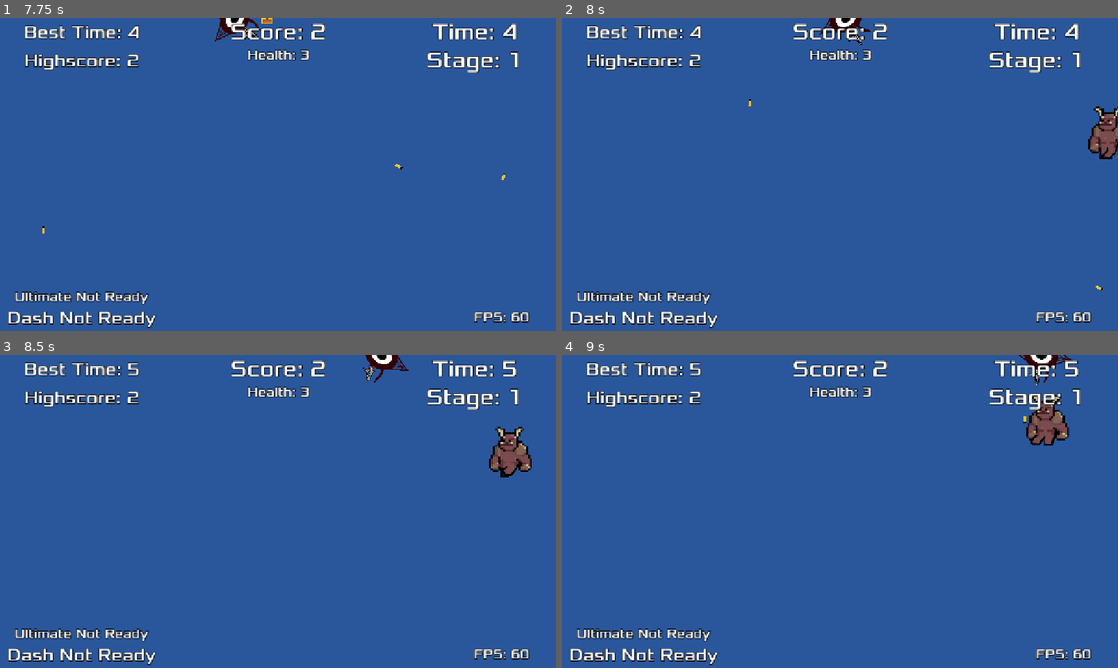
Above: before the commit, frames 1-4 (two rows, left to right).
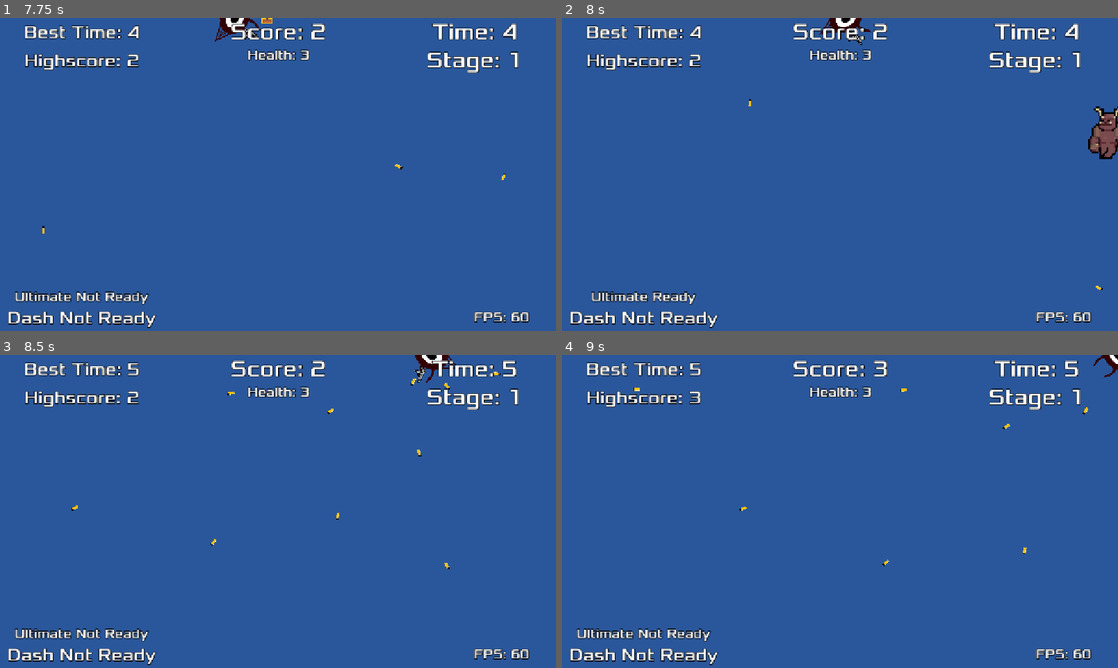
Above: after the commit, the same moments.

Repository: TacticalVortex/Eye-Survived
Game: Godot game, scene res://main.tscn
Same seed, same stepped clock (60 frames per second), same inputs: the game is played once before the commit and once after it.
Inputs (mouse positions are in pixels of both pictures, inside the frame that each line leads up to):
- Up to frame 1 (7.75 s): click "Game" at 0.5 s; click "Start" at 1.25 s; tap Enter at 2 s; move the mouse to (250, 237) at 2.02 s; hold W (move_up) 2.03-3.53 s; tap Shift (dash) at 2.1, 4.35, 6.6 s; click (250, 237) at 2.17 s; tap Space (ultimate) at 2.75, 3.6, 5.85 s; move the mouse to (444, 221) at 2.77 s; click (444, 221) at 2.85 s; move the mouse to (111, 127) at 3.52 s; hold A (move_left) 3.53-5.03 s; move the mouse to (305, 174) at 4.27 s; click (305, 174) at 4.42 s; move the mouse to (194, 96) at 5.02 s; press the mouse at (194, 96) at 5.03 s; hold S (move_down) 5.03-5.78 s; move the mouse to (400, 158) at 5.77 s; release the mouse at (400, 158) at 5.78 s; hold D (move_right) 5.78-6.53 s; move the mouse to (166, 190) at 6.52 s; hold W (move_up) 6.53-7.28 s; click (166, 190) at 6.67 s; move the mouse to (333, 105) at 7.27 s; hold D (move_right) from 7.28 s (still down); click (333, 105) at 7.35 s
- Up to frame 2 (8 s): keep holding D (move_right)
- Up to frame 3 (8.5 s): keep holding D (move_right); move the mouse to (250, 574) at 8.02 s; tap Space (ultimate) at 8.1 s
- Up to frame 4 (9 s): keep holding D (move_right); move the mouse to (1006, 558) at 8.77 s; tap Shift (dash) at 8.85 s; click (1006, 558) at 8.92 s

Frame 1 is identical in both runs. In frame 2, 0.6% of the frame differs, in the area x 2-27%, y 87-92%; in frame 3, 1.6%, in the area x 12-96%, y 0-69%; in frame 4, 1.4%.

Commit message:
Added new item buff
Made it so when picking up a chest, there is now a chance of getting your ultimate back.

Diff:
--- a/eye-survived/player.gd
+++ b/eye-survived/player.gd
@@ -130,11 +130,8 @@
 	if body.is_in_group("bullet"):
 		return
 	if body.is_in_group("chest"):
-		$ItemPickup.play()
 		body.queue_free()
-		increase_fire_rate()
-		if randi() % 100 < 10:
-			Global.health += 1
+		chest_pickup()
 		return
 	if is_dashing or in_ultimate:
 		body.hit()
@@ -191,6 +188,15 @@
 		bullet_speed += 100
 		fire_rate -= 0.02
 
+func chest_pickup():
+	$ItemPickup.play()
+	increase_fire_rate()
+	if randi() % 100 < 10:
+		Global.health += 1
+	if randi() % 100 < 10:
+		can_ult = true
+		Global.ult_cooldown = true
+
 func make_bullet():
 	var bullet_instance = bullet.instantiate()
 	bullet_instance.position = $BulletPoint.get_global_position()
Not shown: 1 places in eye-survived/controls.tscn that only renumber resources
Not shown: 1 places in eye-survived/menu.tscn that only renumber resources
Not shown: 1 places in eye-survived/settings.tscn that only renumber resources
Not shown: 1 places in eye-survived/stage.tscn that only renumber resources
